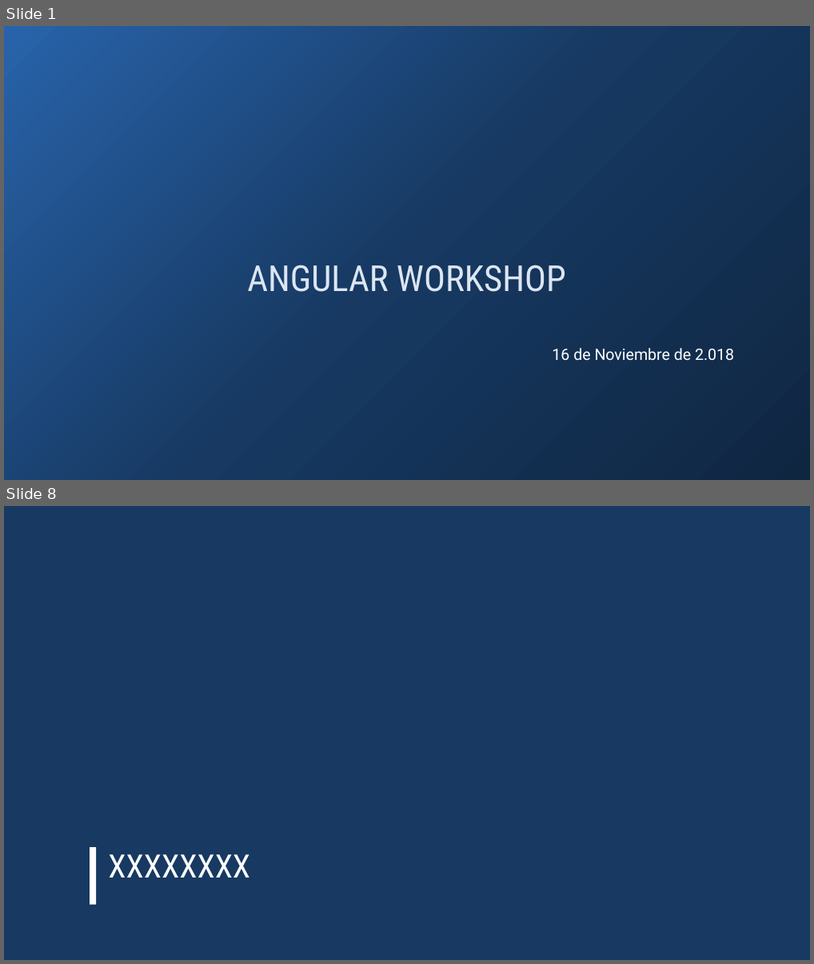
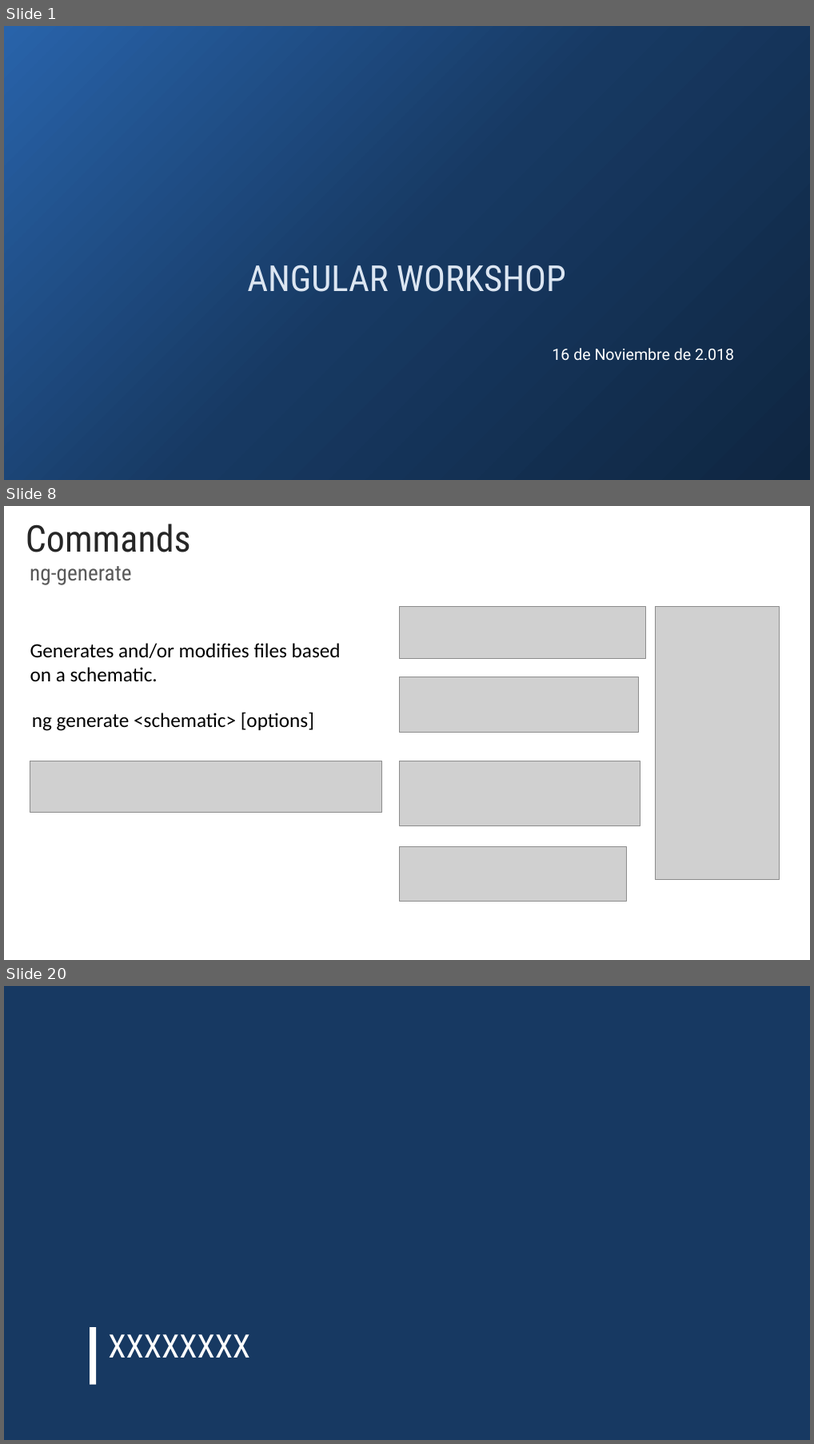
Before and after one commit to rached193/AngularWorkshop-20181116, a slide deck: 02_angular_cli/02_angular_cli.pptx. Shown one above the other, each under a label of ours: slides 1 and 8 before the commit, slides 1, 8 and 20 after it; the slides between them are not shown. The pictures are 814x964 and 814x1444 pixels, drawn with LibreOffice and Linux fonts; fonts in the diff are those of the drawing; grey boxes stand for pictures; background and template pictures are left out. Boxes give left, top, right and bottom in pixels: in the first picture for what was removed or moved away, otherwise in the second. Text is boxed around its words. In the diff, an @@ line names an element or a change of style, - is before the commit and + after.

```diff
--- a/02_angular_cli/02_angular_cli.pptx
+++ b/02_angular_cli/02_angular_cli.pptx
@@ slide 8 added at [4, 506, 810, 960], background #FFFFFF @@
@@ title added at [26, 524, 191, 552], 44 pt, text #262626 @@
+Commands
@@ text added at [30, 566, 131, 585], 26 pt, text #595959 @@
+ng-generate
@@ picture added at [400, 607, 647, 659] @@
@@ picture added at [655, 607, 779, 880] @@
@@ text added at [30, 643, 341, 682], 24 pt, text #000000 @@
+Generates and/or modifies files based on a schematic.
@@ picture added at [400, 676, 639, 732] @@
@@ text added at [32, 712, 314, 731], 24 pt, text #000000 @@
+ng generate <schematic> [options]
@@ picture added at [30, 760, 382, 812] @@
@@ picture added at [400, 760, 641, 825] @@
@@ picture added at [400, 847, 627, 900] @@
@@ what was slide 8 is now slide 20 @@
```
Also in this commit, not shown: 6 slides changed, 11 other slides added, 57 other files.
